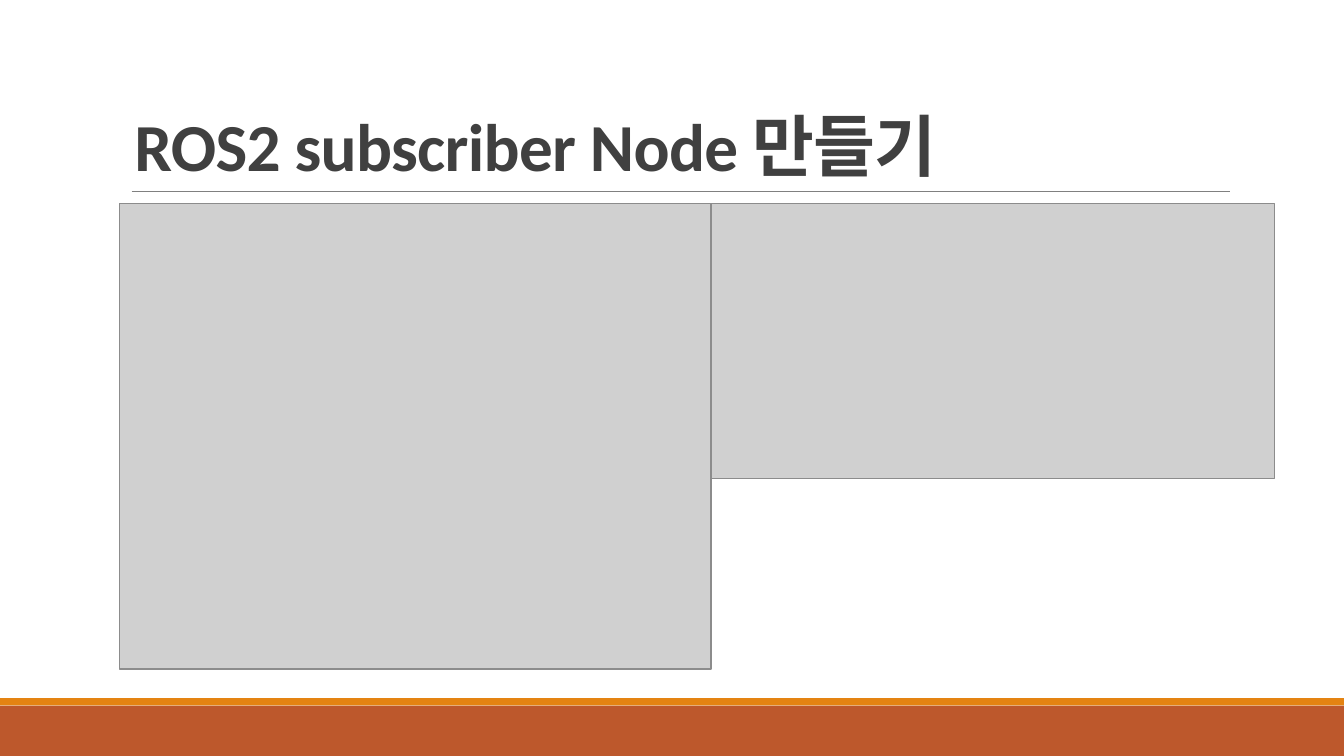
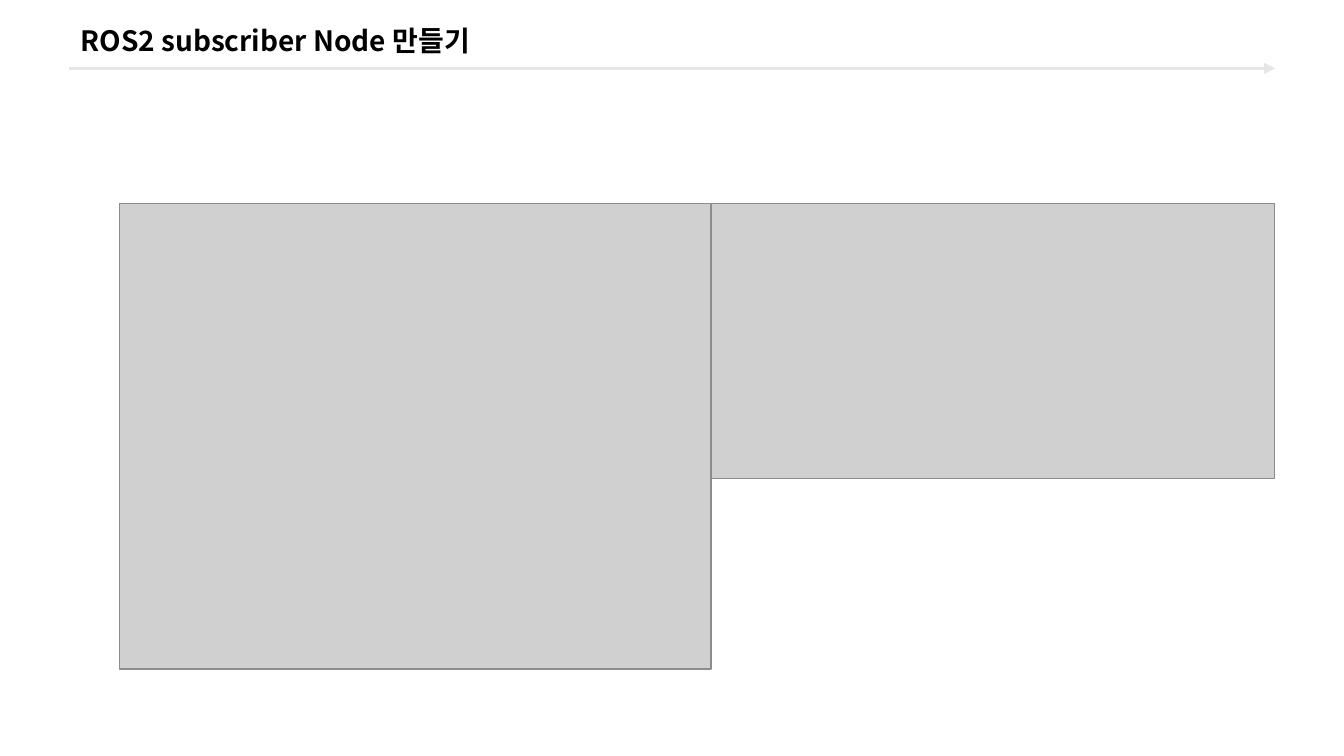
Before and after one commit to freshmea/ict_robot_dajung, a slide deck: slide 12 of pdf_ppt/3. ROS2/교안_ROS2 터틀봇_바인드소프트_2일차교욱.pptx (slide 8 before the commit). Drawn at 1344x756 pixels with LibreOffice and Linux fonts; fonts in the diff are those of the drawing; grey boxes stand for pictures; background and template pictures are left out. Boxes give left, top, right and bottom in pixels: in the first picture for what was removed or moved away, otherwise in the second. Text is boxed around its words. In the diff, an @@ line names an element or a change of style, - is before the commit and + after.

```diff
--- a/pdf_ppt/3. ROS2/교안_ROS2 터틀봇_바인드소프트_2일차교욱.pptx
+++ b/pdf_ppt/3. ROS2/교안_ROS2 터틀봇_바인드소프트_2일차교욱.pptx
@@ title "ROS2 subscriber Node 만들기": place and size @@
-title "ROS2 subscriber Node 만들기" at box(134, 114, 937, 177)
+title "ROS2 subscriber Node 만들기" at box(81, 27, 470, 54)
@@ title "ROS2 subscriber Node 만들기" at box(81, 27, 470, 54): size 36 to 15 pt, font Calibri to Noto Sans CJK KR, text colour #404040 to #000000, letter spacing -0.4 to 0 pt; line spacing 0.85 to 1; vertical alignment bottom to middle @@
@@ arrow added from (69, 69) to (1275, 69), #E6E6E6 1.5 pt @@
@@ line removed from (132, 192) to (1230, 192) @@
@@ rectangle removed at box(0, 706, 1344, 756) @@
@@ rectangle removed at box(0, 699, 1344, 706) @@
```
Also in this commit, not shown: 7 other slides changed, 6 slides added, 3 slides removed, 19 other files.
